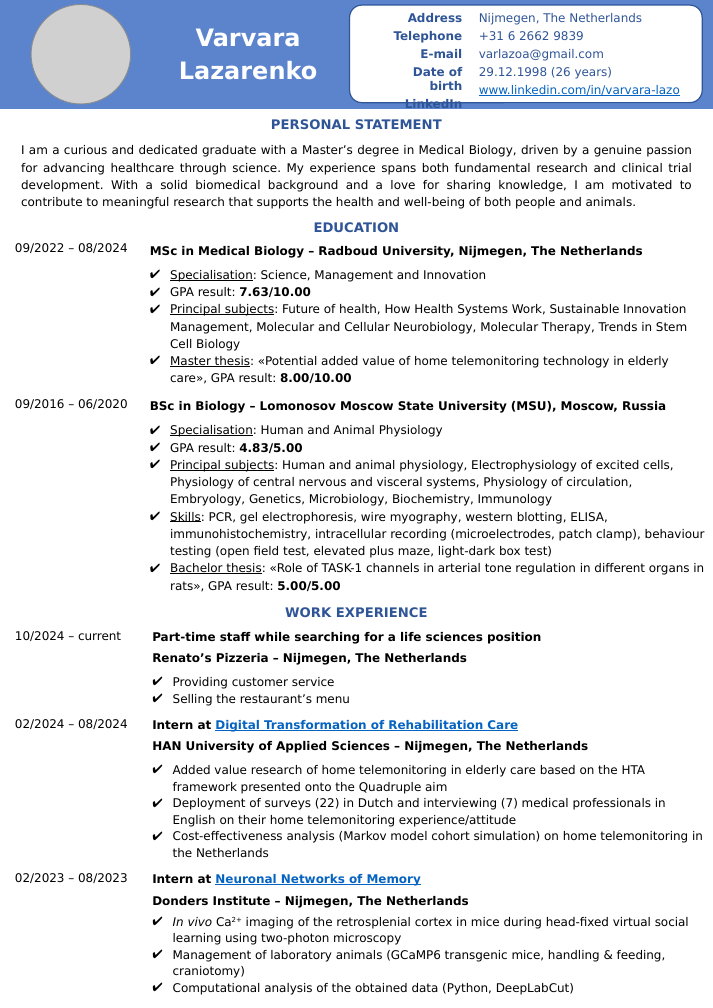
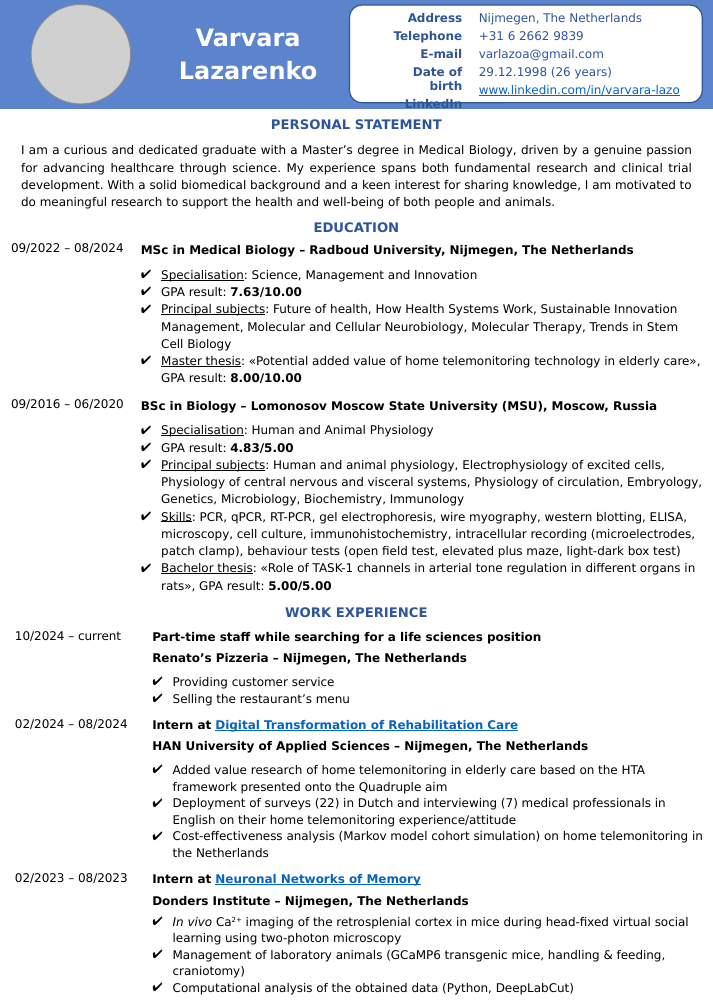
Before and after one commit to varyalazo/CV, a slide deck: slide 1 of CV Varvara Lazarenko PhD Aneuploidy, Veterinary Embryologist.pptx. Drawn at 713x1008 pixels with LibreOffice and Linux fonts; fonts in the diff are those of the drawing; grey boxes stand for pictures. Boxes give left, top, right and bottom in pixels: in the first picture for what was removed or moved away, otherwise in the second. Text is boxed around its words. In the diff, an @@ line names an element or a change of style, - is before the commit and + after.

```diff
--- a/CV Varvara Lazarenko PhD Aneuploidy, Veterinary Embryologist.pptx
+++ b/CV Varvara Lazarenko PhD Aneuploidy, Veterinary Embryologist.pptx
@@ text at <box>21,145,692,209</box>: text changed @@
-I am a curious and dedicated graduate with a Master’s degree in Medical Biology, driven by a genuine passion for advancing healthcare through science. My experience spans both fundamental research and clinical trial development. With a solid biomedical background and a love for sharing knowledge, I am motivated to contribute to meaningful research that supports the health and well-being of both people and animals.
+I am a curious and dedicated graduate with a Master’s degree in Medical Biology, driven by a genuine passion for advancing healthcare through science. My experience spans both fundamental research and clinical trial development. With a solid biomedical background and a keen interest for sharing knowledge, I am motivated to do meaningful research to support the health and well-being of both people and animals.
@@ text "09/2022 – 08/2024": place and size @@
-text "09/2022 – 08/2024" at <box>15,243,128,253</box>
+text "09/2022 – 08/2024" at <box>11,243,124,253</box>
@@ text "MSc in Medical Biology – ...": place and size @@
-text "MSc in Medical Biology – ..." at <box>150,246,705,592</box>
+text "MSc in Medical Biology – ..." at <box>141,245,702,592</box>
@@ text "09/2016 – 06/2020": place and size @@
-text "09/2016 – 06/2020" at <box>15,399,128,409</box>
+text "09/2016 – 06/2020" at <box>11,399,124,409</box>
@@ text at <box>161,512,695,558</box>: text changed @@
-✔ Skills: PCR, gel electrophoresis, wire myography, western blotting, ELISA, immunohistochemistry, intracellular recording (microelectrodes, patch clamp), behaviour testing (open field test, elevated plus maze, light-dark box test)
+✔ Skills: PCR, qPCR, RT-PCR, gel electrophoresis, wire myography, western blotting, ELISA, microscopy, cell culture, immunohistochemistry, intracellular recording (microelectrodes, patch clamp), behaviour tests (open field test, elevated plus maze, light-dark box test)
```
Also in this commit, not shown: 1 other file.
